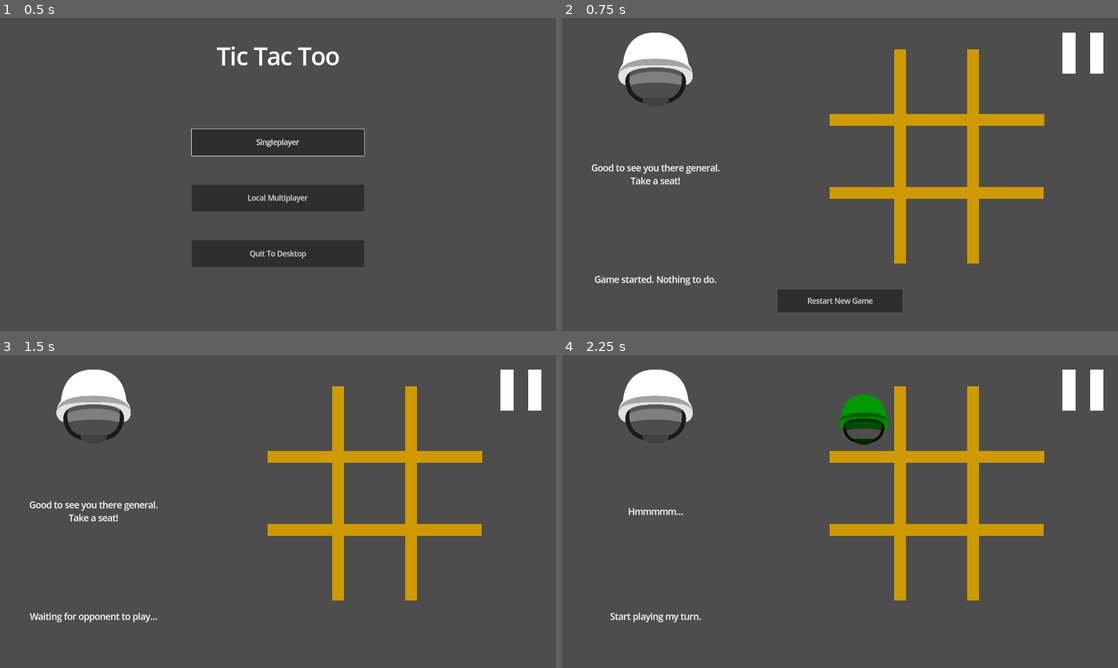
Above: before the commit, frames 1-4 (two rows, left to right).
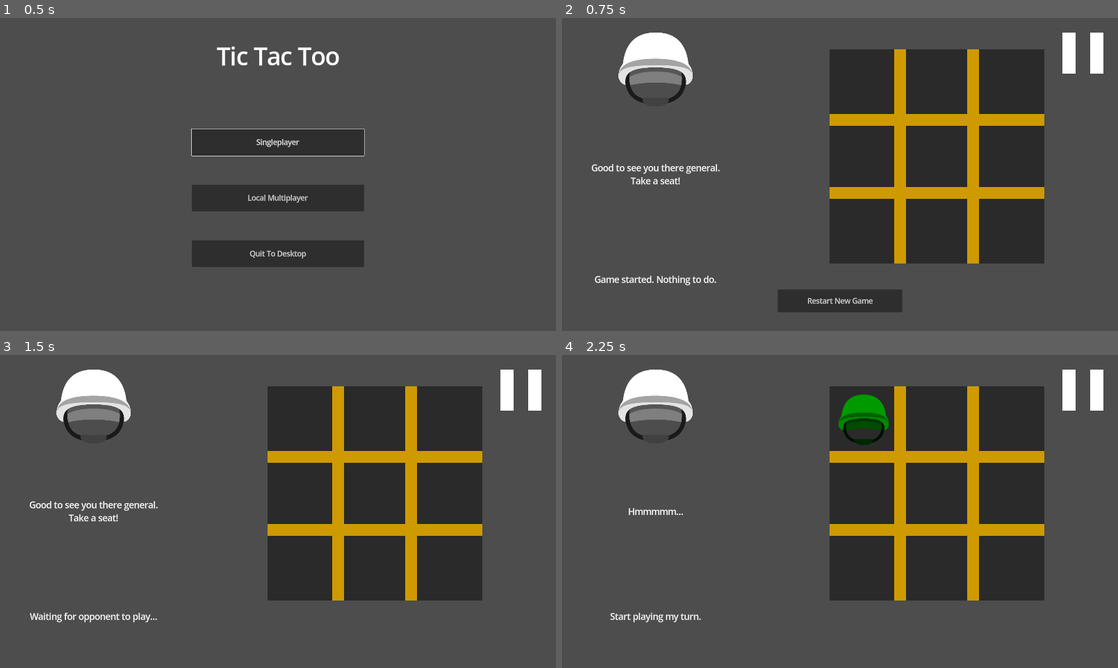
Above: after the commit, the same moments.

Repository: AlixBarreaux/tic-tac-two
Game: Godot game, scene res://scenes/main_menu.tscn
Same seed, same stepped clock (60 frames per second), same inputs: the game is played once before the commit and once after it. The engine's default icon, where the game draws it, is replaced by a stand-in: a white triangle on a blue panel in a dark square.
Inputs (mouse positions are in pixels of both pictures, inside the frame that each line leads up to):
- Up to frame 1 (0.5 s): no input
- Up to frame 2 (0.75 s): click "Singleplayer" at 0.5 s
- Up to frame 3 (1.5 s): click "Restart New Game" at 1.25 s
- Up to frame 4 (2.25 s): click (862, 420) at 2.02 s

Frame 1 is identical in both runs. In frame 2, 21% of the frame differs, in the area x 48-87%, y 10-79%; in frame 3, 21%; in frame 4, 20%.

Commit message:
Feat: Add keyboard / gamepad support
The cells can now be selected using these input methods.

Diff:
--- a/autoloads/scripts/events.gd
+++ b/autoloads/scripts/events.gd
@@ -3,7 +3,7 @@
 
 
 signal new_game_started
-signal player_picked_cell(id: int)
+signal player_picked_cell(idx: int)
 # Makes sure the id has been assigned. Use this instead of player_picked_cell
 signal turn_data_updated
 signal board_assigned_cell
--- a/resources/themes/main_theme.tres
+++ b/resources/themes/main_theme.tres
@@ -1,4 +1,19 @@
-[gd_resource type="Theme" load_steps=3 format=3 uid="uid://chvdfaqu3vjd2"]
+[gd_resource type="Theme" load_steps=8 format=3 uid="uid://chvdfaqu3vjd2"]
+
+[sub_resource type="StyleBoxFlat" id="StyleBoxFlat_hv2m5"]
+bg_color = Color(0, 0, 0, 0)
+
+[sub_resource type="StyleBoxFlat" id="StyleBoxFlat_lte06"]
+bg_color = Color(0.862745, 0.862745, 0.862745, 1)
+
+[sub_resource type="StyleBoxFlat" id="StyleBoxFlat_4yg1f"]
+bg_color = Color(0.864675, 0.864675, 0.864675, 1)
+
+[sub_resource type="StyleBoxFlat" id="StyleBoxFlat_w170c"]
+bg_color = Color(0.125911, 0.125911, 0.125911, 0.784314)
+
+[sub_resource type="StyleBoxFlat" id="StyleBoxFlat_er5w2"]
+bg_color = Color(1, 1, 1, 1)
 
 [sub_resource type="StyleBoxFlat" id="StyleBoxFlat_bc60k"]
 bg_color = Color(1, 1, 1, 1)
@@ -10,6 +25,11 @@
 Button/font_sizes/font_size = 25
 ButtonCell/base_type = &"Button"
 ButtonCell/font_sizes/font_size = 100
+ButtonCell/styles/disabled = SubResource("StyleBoxFlat_hv2m5")
+ButtonCell/styles/focus = SubResource("StyleBoxFlat_lte06")
+ButtonCell/styles/hover = SubResource("StyleBoxFlat_4yg1f")
+ButtonCell/styles/normal = SubResource("StyleBoxFlat_w170c")
+ButtonCell/styles/pressed = SubResource("StyleBoxFlat_er5w2")
 GameTitle/base_type = &"Label"
 GameTitle/font_sizes/font_size = 80
 HeaderMedium/font_sizes/font_size = 30
--- /dev/null
+++ b/scenes/board.tscn
@@ -0,0 +1,95 @@
+[gd_scene load_steps=4 format=3 uid="uid://bxlgmw188h5pr"]
+
+[ext_resource type="Theme" uid="uid://chvdfaqu3vjd2" path="res://resources/themes/main_theme.tres" id="1_qyuuk"]
+[ext_resource type="Script" path="res://scripts/board.gd" id="2_b1a7s"]
+[ext_resource type="PackedScene" uid="uid://bhtq284xo77wu" path="res://scenes/buttons/button_cell.tscn" id="3_mmx53"]
+
+[node name="Board" type="GridContainer"]
+offset_right = 740.0
+offset_bottom = 740.0
+theme = ExtResource("1_qyuuk")
+theme_override_constants/h_separation = 20
+theme_override_constants/v_separation = 20
+columns = 3
+script = ExtResource("2_b1a7s")
+
+[node name="TopLeftCellBtn" parent="." instance=ExtResource("3_mmx53")]
+layout_mode = 2
+focus_neighbor_left = NodePath("../TopRightCellBtn")
+focus_neighbor_top = NodePath("../BottomLeftCellBtn")
+focus_neighbor_right = NodePath("../TopMiddleCellBtn")
+focus_neighbor_bottom = NodePath("../LeftCellBtn")
+focus_next = NodePath("../TopMiddleCellBtn")
+focus_previous = NodePath("../BottomRightCellBtn")
+
+[node name="TopMiddleCellBtn" parent="." instance=ExtResource("3_mmx53")]
+layout_mode = 2
+focus_neighbor_left = NodePath("../TopLeftCellBtn")
+focus_neighbor_top = NodePath("../BottomMiddleCellBtn")
+focus_neighbor_right = NodePath("../TopRightCellBtn")
+focus_neighbor_bottom = NodePath("../CenterCellBtn")
+focus_next = NodePath("../TopRightCellBtn")
+focus_previous = NodePath("../TopLeftCellBtn")
+
+[node name="TopRightCellBtn" parent="." instance=ExtResource("3_mmx53")]
+layout_mode = 2
+focus_neighbor_left = NodePath("../TopMiddleCellBtn")
+focus_neighbor_top = NodePath("../BottomRightCellBtn")
+focus_neighbor_right = NodePath("../TopLeftCellBtn")
+focus_neighbor_bottom = NodePath("../RightCellBtn")
+focus_next = NodePath("../LeftCellBtn")
+focus_previous = NodePath("../TopMiddleCellBtn")
+
+[node name="LeftCellBtn" parent="." instance=ExtResource("3_mmx53")]
+layout_mode = 2
+focus_neighbor_left = NodePath("../RightCellBtn")
+focus_neighbor_top = NodePath("../TopLeftCellBtn")
+focus_neighbor_right = NodePath("../CenterCellBtn")
+focus_neighbor_bottom = NodePath("../BottomLeftCellBtn")
+focus_next = NodePath("../CenterCellBtn")
+focus_previous = NodePath("../TopRightCellBtn")
+
+[node name="CenterCellBtn" parent="." instance=ExtResource("3_mmx53")]
+layout_mode = 2
+focus_neighbor_left = NodePath("../LeftCellBtn")
+focus_neighbor_top = NodePath("../TopMiddleCellBtn")
+focus_neighbor_right = NodePath("../RightCellBtn")
+focus_neighbor_bottom = NodePath("../BottomMiddleCellBtn")
+focus_next = NodePath("../RightCellBtn")
+focus_previous = NodePath("../LeftCellBtn")
+
+[node name="RightCellBtn" parent="." instance=ExtResource("3_mmx53")]
+layout_mode = 2
+focus_neighbor_left = NodePath("../CenterCellBtn")
+focus_neighbor_top = NodePath("../TopRightCellBtn")
+focus_neighbor_right = NodePath("../LeftCellBtn")
+focus_neighbor_bottom = NodePath("../BottomRightCellBtn")
+focus_next = NodePath("../BottomLeftCellBtn")
+focus_previous = NodePath("../CenterCellBtn")
+
+[node name="BottomLeftCellBtn" parent="." instance=ExtResource("3_mmx53")]
+layout_mode = 2
+focus_neighbor_left = NodePath("../BottomRightCellBtn")
+focus_neighbor_top = NodePath("../LeftCellBtn")
+focus_neighbor_right = NodePath("../BottomMiddleCellBtn")
+focus_neighbor_bottom = NodePath("../TopLeftCellBtn")
+focus_next = NodePath("../BottomMiddleCellBtn")
+focus_previous = NodePath("../RightCellBtn")
+
+[node name="BottomMiddleCellBtn" parent="." instance=ExtResource("3_mmx53")]
+layout_mode = 2
+focus_neighbor_left = NodePath("../BottomLeftCellBtn")
+focus_neighbor_top = NodePath("../CenterCellBtn")
+focus_neighbor_right = NodePath("../BottomRightCellBtn")
+focus_neighbor_bottom = NodePath("../TopMiddleCellBtn")
+focus_next = NodePath("../BottomRightCellBtn")
+focus_previous = NodePath("../BottomLeftCellBtn")
+
+[node name="BottomRightCellBtn" parent="." instance=ExtResource("3_mmx53")]
+layout_mode = 2
+focus_neighbor_left = NodePath("../BottomMiddleCellBtn")
+focus_neighbor_top = NodePath("../RightCellBtn")
+focus_neighbor_right = NodePath("../BottomLeftCellBtn")
+focus_neighbor_bottom = NodePath("../TopRightCellBtn")
+focus_next = NodePath("../TopLeftCellBtn")
+focus_previous = NodePath("../BottomMiddleCellBtn")
--- a/scenes/buttons/button_cell.tscn
+++ b/scenes/buttons/button_cell.tscn
@@ -10,9 +10,8 @@
 offset_bottom = 234.0
 size_flags_horizontal = 3
 size_flags_vertical = 3
-focus_mode = 0
 theme = ExtResource("2_ffkpl")
-theme_type_variation = &"FlatButton"
+theme_type_variation = &"ButtonCell"
 script = ExtResource("3_sg63j")
 neutral_cell_color = Color(1, 1, 1, 0)
 player_1_pawn_color = Color(0, 0.6, 0, 1)
--- a/scenes/game.tscn
+++ b/scenes/game.tscn
@@ -1,10 +1,9 @@
-[gd_scene load_steps=10 format=3 uid="uid://vi1mnlp6oe6e"]
+[gd_scene load_steps=9 format=3 uid="uid://vi1mnlp6oe6e"]
 
-[ext_resource type="Script" path="res://scripts/board.gd" id="1_80fon"]
 [ext_resource type="Script" path="res://scripts/game.gd" id="1_cu8r4"]
 [ext_resource type="PackedScene" uid="uid://dpaof16kehnxo" path="res://scenes/player-ai/player_ai.tscn" id="1_vmxub"]
 [ext_resource type="PackedScene" uid="uid://b3655ngv0pjo" path="res://scenes/pause_menu_ui.tscn" id="3_dlpvo"]
-[ext_resource type="PackedScene" uid="uid://bhtq284xo77wu" path="res://scenes/buttons/button_cell.tscn" id="4_os7r6"]
+[ext_resource type="PackedScene" uid="uid://bxlgmw188h5pr" path="res://scenes/board.tscn" id="3_vt8gt"]
 [ext_resource type="PackedScene" uid="uid://byutktnrtvntg" path="res://scenes/buttons/new_game_button.tscn" id="5_chsv5"]
 [ext_resource type="Theme" uid="uid://chvdfaqu3vjd2" path="res://resources/themes/main_theme.tres" id="5_dx5ny"]
 [ext_resource type="Texture2D" uid="uid://oqd0lphphemd" path="res://miscellaneous/icon.svg" id="8_4tko7"]
@@ -31,46 +30,9 @@
 grow_vertical = 2
 mouse_filter = 2
 
-[node name="Board" type="GridContainer" parent="CanvasLayer/BoardZone"]
+[node name="Board" parent="CanvasLayer/BoardZone" instance=ExtResource("3_vt8gt")]
 unique_name_in_owner = true
-layout_mode = 1
-anchors_preset = 15
-anchor_right = 1.0
-anchor_bottom = 1.0
-grow_horizontal = 2
-grow_vertical = 2
-theme = ExtResource("5_dx5ny")
-theme_override_constants/h_separation = 20
-theme_override_constants/v_separation = 20
-columns = 3
-script = ExtResource("1_80fon")
-
-[node name="ButtonCellTopLeft" parent="CanvasLayer/BoardZone/Board" instance=ExtResource("4_os7r6")]
-layout_mode = 2
-
-[node name="ButtonCellTopMiddle" parent="CanvasLayer/BoardZone/Board" instance=ExtResource("4_os7r6")]
-layout_mode = 2
-
-[node name="ButtonTopRight" parent="CanvasLayer/BoardZone/Board" instance=ExtResource("4_os7r6")]
-layout_mode = 2
-
-[node name="ButtonCenterLeft" parent="CanvasLayer/BoardZone/Board" instance=ExtResource("4_os7r6")]
-layout_mode = 2
-
-[node name="ButtonCenterMiddle" parent="CanvasLayer/BoardZone/Board" instance=ExtResource("4_os7r6")]
-layout_mode = 2
-
-[node name="ButtonCenterRight" parent="CanvasLayer/BoardZone/Board" instance=ExtResource("4_os7r6")]
-layout_mode = 2
-
-[node name="ButtonBottomLeft" parent="CanvasLayer/BoardZone/Board" instance=ExtResource("4_os7r6")]
-layout_mode = 2
-
-[node name="ButtonBottomMiddle" parent="CanvasLayer/BoardZone/Board" instance=ExtResource("4_os7r6")]
-layout_mode = 2
-
-[node name="ButtonBottomRight" parent="CanvasLayer/BoardZone/Board" instance=ExtResource("4_os7r6")]
-layout_mode = 2
+layout_mode = 0
 
 [node name="BoardLines" type="Control" parent="CanvasLayer/BoardZone"]
 modulate = Color(0.807843, 0.603922, 0, 1)
@@ -89,8 +51,8 @@
 anchor_right = 0.695
 anchor_bottom = 1.0
 offset_left = -250.6
-offset_right = -250.824
-offset_bottom = -0.807983
+offset_right = -251.3
+offset_bottom = 6.10352e-05
 grow_horizontal = 2
 grow_vertical = 2
 size_flags_horizontal = 3
@@ -104,9 +66,9 @@
 anchor_left = 0.64
 anchor_right = 0.695
 anchor_bottom = 1.0
-offset_left = 0.0672302
-offset_right = -0.156372
-offset_bottom = -0.807983
+offset_left = 0.400024
+offset_right = -0.299988
+offset_bottom = 6.10352e-05
 grow_horizontal = 2
 grow_vertical = 2
 size_flags_horizontal = 3
@@ -139,10 +101,10 @@
 anchor_top = 0.643
 anchor_right = 0.997
 anchor_bottom = 0.698
-offset_left = 738.0
-offset_top = 0.179993
-offset_right = 40.22
-offset_bottom = 698.48
+offset_left = 740.0
+offset_top = 0.180023
+offset_right = 42.22
+offset_bottom = 700.48
 grow_horizontal = 2
 grow_vertical = 2
 rotation = 1.57079
--- a/scripts/board.gd
+++ b/scripts/board.gd
@@ -1,7 +1,7 @@
 extends GridContainer
 class_name Board
 
-@export var cells: Array = []
+var cells: Array = []
 
 ## List of all cells set to neutral on ready
 var initial_cells: Array = []
@@ -29,7 +29,7 @@
 		# Build cell array for the first time
 		initial_cells.push_back(button_cell.cell_owner)
 		# Build buttons cell ids
-		button_cell.cell_id = button_index
+		button_cell.cell_idx = button_index
 		button_index += 1
 
 	cells = initial_cells.duplicate(true)
@@ -72,6 +72,7 @@
 						break
 					## 2nd and 3rd cells match
 					print("Player ", previous_cell_owner, " wiiiiiiiiiiiiiiiiiiiiiiiiiiiiiiiiiiiiiiiiiiiiiiiiiiiiiiiiiins!")
+					is_game_over = true
 					Events.game_over.emit(previous_cell_owner)
 					return
 				else:
@@ -84,14 +85,28 @@
 
 
 func on_new_game_started() -> void:
+	is_game_over = false
 	self.set_all_cells_to_neutral()
 
 
-func on_player_picked_cell(cell_id: int) -> void:
-	set_cell(cell_id, Global.current_player_id)
+var is_game_over: bool = false
 
+
+func grab_focus_on_first_available_neutral_cell() -> void:
+	# Focus first button in board
+	if Global.current_player_id == 1:
+		for btn_cell: ButtonCell in self.get_children():
+			if btn_cell.cell_owner == EnumCellOwners.CellOwners.NEUTRAL:
+				btn_cell.grab_focus()
+				break
+
+
+func on_player_picked_cell(cell_idx: int) -> void:
+	set_cell(cell_idx, Global.current_player_id)
 	check_if_game_is_over()
 	Events.board_assigned_cell.emit()
+	if not is_game_over:
+		grab_focus_on_first_available_neutral_cell()
 
 
 func _ready() -> void:
@@ -100,3 +115,6 @@
 	Events.player_picked_cell.connect(on_player_picked_cell)
 
 	Events.new_game_started.emit()
+
+	if Global.current_player_id == 1:
+		grab_focus_on_first_available_neutral_cell()
--- a/scripts/button_cell.gd
+++ b/scripts/button_cell.gd
@@ -25,7 +25,7 @@
 
 
 ## Cell location
-var cell_id: int = 0
+var cell_idx: int = 0
 ## Who owns this cell
 @export var cell_owner: EnumCellOwners.CellOwners = EnumCellOwners.CellOwners.NEUTRAL
 
@@ -36,18 +36,24 @@
 
 func disable() -> void:
 	self.set_mouse_filter(MOUSE_FILTER_IGNORE)
-
+	self.release_focus()
 
 func click() -> void:
 	self._on_pressed()
 
 
+const DENY_SOUND_FILE_PATH: StringName = "res://assets/sound/sound-effects/button_deny.wav"
+
 func _on_pressed() -> void:
+	if self.cell_owner != EnumCellOwners.CellOwners.NEUTRAL:
+		$AudioStreamPlayer.set_stream(load(DENY_SOUND_FILE_PATH))
+		$AudioStreamPlayer.play()
+		return
 	super()
 	cell_owner = Global.current_player_id
 	self.pick_cell_visuals_based_on_owner()
 	self.disable()
-	Events.player_picked_cell.emit(cell_id)
+	Events.player_picked_cell.emit(cell_idx)
 
 
 func on_new_game_started() -> void:
--- a/scripts/player_ai.gd
+++ b/scripts/player_ai.gd
@@ -124,11 +124,9 @@
 					if counter_mode:
 						ai_speech_menu_ui.set_regular_message_label_text("Certainly not!")
 						ai_speech_menu_ui.set_additional_message_label_text("I countered my opponent.")
-						print("Countering the opponent")
 					else:
 						ai_speech_menu_ui.set_regular_message_label_text("I'm sorry for you but I won son.\nI'm sure you'll do better next time!")
 						ai_speech_menu_ui.set_additional_message_label_text("I won.")
-						print("Winning the game")
 					pick_cell(winning_line_array[idx - 1])
 					return
 
Not shown, added: assets/sound/sound-effects/button_deny.wav.import
Not shown, added: assets/sound/sound-effects/button_deny.wav
